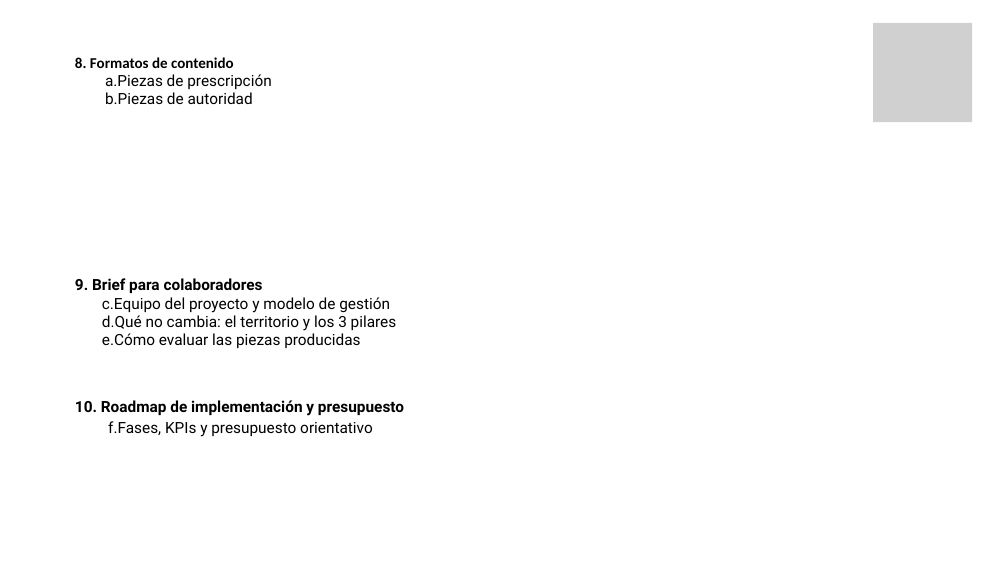
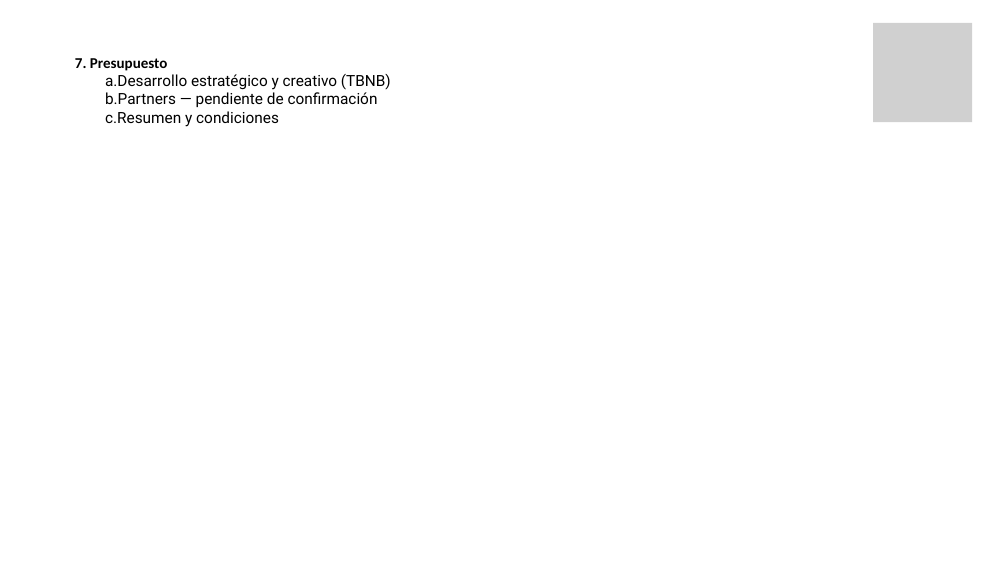
Before and after one commit to andreage1994/Agentes, a slide deck: slide 3 of prospectos/getnet-santander-campana-sme/Getnet_Desarrollo_del_Proyecto_TBNB.pptx. Drawn at 1008x567 pixels with LibreOffice and Linux fonts; fonts in the diff are those of the drawing; grey boxes stand for pictures; background and template pictures are left out. Boxes give left, top, right and bottom in pixels: in the first picture for what was removed or moved away, otherwise in the second. Text is boxed around its words. In the diff, an @@ line names an element or a change of style, - is before the commit and + after.

```diff
--- a/prospectos/getnet-santander-campana-sme/Getnet_Desarrollo_del_Proyecto_TBNB.pptx
+++ b/prospectos/getnet-santander-campana-sme/Getnet_Desarrollo_del_Proyecto_TBNB.pptx
@@ text at <box>75,58,391,127</box>: text changed @@
-8. Formatos de contenido
-a. Piezas de prescripción
-b. Piezas de autoridad
-9. Brief para colaboradores
-a. Equipo del proyecto y modelo de gestión
-b. Qué no cambia: el territorio y los 3 pilares
-c. Cómo evaluar las piezas producidas
-10. Roadmap de implementación y presupuesto
-a. Fases, KPIs y presupuesto orientativo
+7. Presupuesto
+a. Desarrollo estratégico y creativo (TBNB)
+b. Partners — pendiente de confirmación
+c. Resumen y condiciones
```
Also in this commit, not shown: 5 other slides changed, 25 slides added, 7 slides removed, 1 other file.
